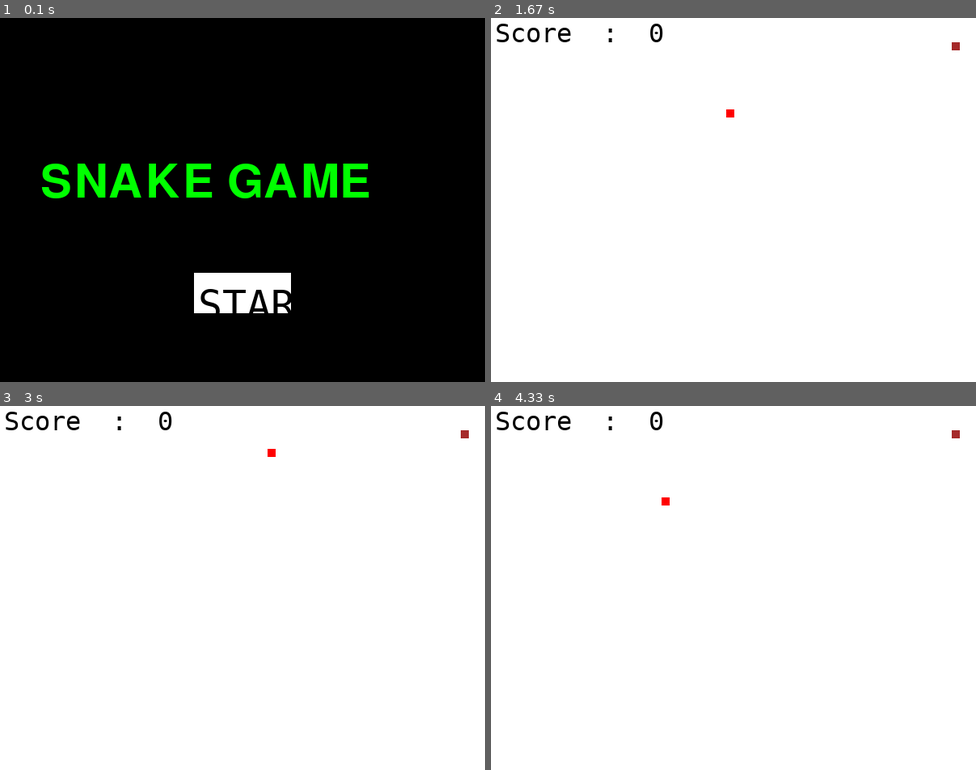
Above: before the commit, frames 1-4 (two rows, left to right).
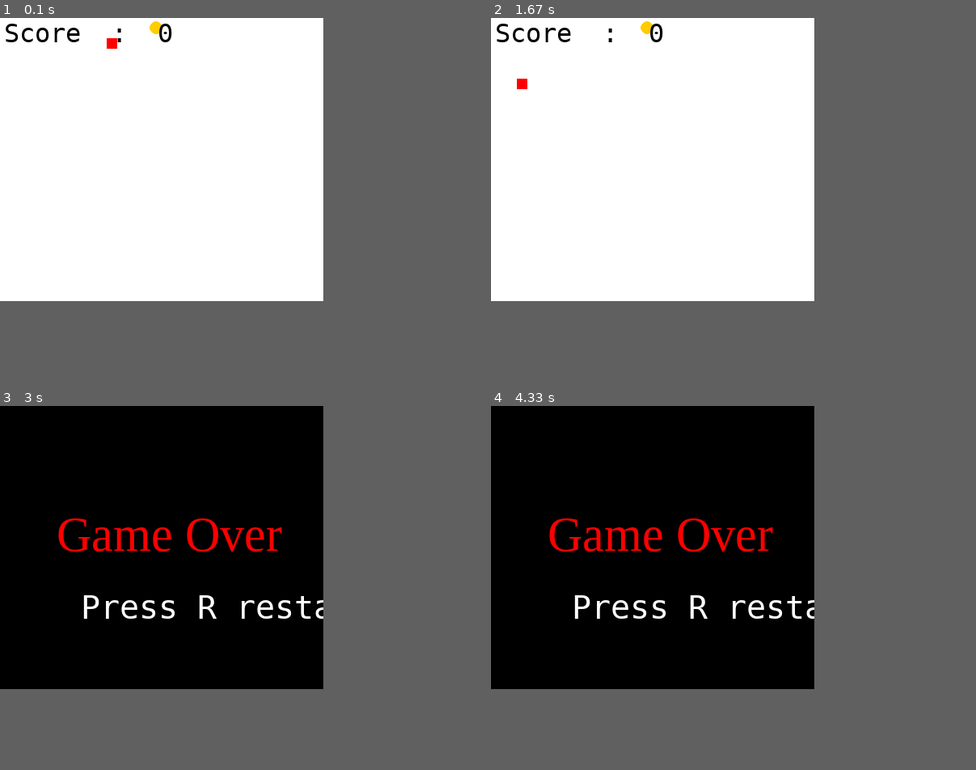
Above: after the commit, the same moments.

Repository: BSAA7567/Pygame
Game: pygame game, started from Games/snake.py
The game is run twice, just before and just after one commit, with the same random seed, the same clock (stepped at 60 frames per second) and the same inputs.
Inputs (mouse positions are in pixels of both pictures, inside the frame that each line leads up to):
- Up to frame 1 (0.1 s): no input
- Up to frame 2 (1.67 s): click (748, 305) at 0.38 s, where only the run before the commit has a clickable "START"; hold Left 0.67-1.2 s; move the mouse to (602, 181) at 0.7 s; hold Down 1.23-1.53 s; hold Left from 1.57 s (still down)
- Up to frame 3 (3 s): release Left at 1.97 s; hold Up 2-2.37 s; hold Right from 2.4 s (still down)
- Up to frame 4 (4.33 s): release Right at 3.03 s; hold Down 3.07-3.43 s; hold Left 3.47-3.93 s
In our replay, the window is 600x450 before the commit and 400x350 after it. These sizes can differ from the game's own. Grey fills any space a smaller window leaves; there, only what the larger window draws over its background counts as a difference.

The runs differ from the first frame. In frame 1, 51% of the frame differs, in the area x 0-77%, y 0-82%; in frame 2, 0.2%; in frame 3, 51%; in frame 4, 51%.

Commit message:
Update snake.py

Diff:
--- a/Games/snake.py
+++ b/Games/snake.py
@@ -6,11 +6,29 @@
 green = (0, 255, 0)
 black = (0, 0, 0)
 white = (255, 255, 255)
-brown = (165, 42, 42)
+yellow = (255, 204, 0)
 
-Size = [600, 450]
-width=Size[0]
-height=Size[1]
+Size = [400, 350]
+width = Size[0]
+height = Size[1]
+
+def gameOver():
+    while True:
+        for event in pg.event.get():
+            if event.type == pg.QUIT:
+                pg.quit()
+                sys.exit()
+
+        GAME.fill(black)
+        endFont = pg.font.SysFont('times new roman', 60)
+        endSurf = endFont.render("Game Over", True, red)
+        GAME.blit(endSurf, ((width // 2)-130, (height // 2)-50))
+
+        reFont = pg.font.SysFont('monaco', 40)
+        reSurf = reFont.render("Press R restart",True, white)
+        GAME.blit(reSurf, ((width // 2) - 100, (height // 2) + 50))
+
+        pg.display.flip()
 
 def showScore():
     SFont = pg.font.SysFont('monaco', 32)
@@ -18,22 +36,24 @@
     GAME.blit(Ssurf, (5,0))
 
 def run():
-    check = True
-    global score,speed,level
-    objSize = 10
+    global score,speed,level_up
+
+    objSize = 13
+
     score = 0
     speed = 5
-    level = 5
+    level_up = 5
+
     state = ''
     change = ''
 
-    snakeHead = [random.randrange(0, width - objSize), random.randrange(0, height - objSize)]
+    snakeHead = [random.randrange(0, width // 2), random.randrange(0, height // 2)]
     snakeBody = [snakeHead]
 
-    food = [random.randrange(0, width - objSize), random.randrange(0, height - objSize)]
+    food = [random.randrange(0, width // 2), random.randrange(0, height // 2)]
     foodSpawn = True
 
-    while check:
+    while True:
         for event in pg.event.get():
             if event.type == pg.QUIT:
                 check = False
@@ -78,8 +98,9 @@
         else:
             snakeBody.pop()
 
-        if score == level:
-            level += 10
+        if score == level_up:
+            print('Level up!')
+            level_up += 10
             speed += 1
 
         if foodSpawn == False:
@@ -92,92 +113,34 @@
             pg.draw.rect(GAME, green, pg.Rect(pos[0], pos[1], objSize, objSize))
 
         pg.draw.rect(GAME, red, pg.Rect(snakeHead[0], snakeHead[1], objSize, objSize))
-        pg.draw.rect(GAME, brown, pg.Rect(food[0], food[1], objSize, objSize))
+        pg.draw.circle(GAME, yellow, (food[0], food[1]),objSize-5)
 
         if drawHead.bottom > height:
             gameOver()
-            check=False
         elif drawHead.top < 0:
             gameOver()
-            check=False
         elif drawHead.left < 0:
             gameOver()
-            check=False
         elif drawHead.right > width:
             gameOver()
-            check=False
 
         for tail in snakeBody[1:]:
             if snakeHead == tail:
                 gameOver()
-                check = False
         showScore()
-        pg.display.flip()
+        pg.display.update()
         FPS.tick(30)
 
 def main():
     global GAME,FPS
+
     pg.init()
 
     GAME = pg.display.set_mode(Size)
     pg.display.set_caption("Snake Game")
     FPS = pg.time.Clock()
 
-    check = True
-    while check:
-        for event in pg.event.get():
-            if event.type == pg.QUIT:
-                check = False
-                sys.exit()
+    run()
 
-        GAME.fill(black)
-
-        endFont = pg.font.SysFont('Stencil', 85)
-        reFont = pg.font.SysFont('monaco', 50)
-
-        GOsurf = endFont.render("SNAKE GAME", True, green)
-        GAME.blit(GOsurf, ((width / 2) - 250, (height / 2) - 50))
-
-        pg.draw.rect(GAME, white, pg.Rect((width / 2) - 60, (height / 2) + 90, 120, 50))
-        text = reFont.render("START", True, black)
-        GAME.blit(text, ((width / 2) - 55, (height / 2) + 100))
-
-        cur = pg.mouse.get_pos()
-        click = pg.mouse.get_pressed()
-        if ((width / 2) - 60) + 120 > cur[0] > (width / 2) - 60 and ((height / 2) + 90) + 50 > cur[1] > (height / 2) + 90:
-            if (click[0] == 1):
-                run()
-                check=False
-
-        pg.display.flip()
-
-def gameOver():
-    check =True
-    while check:
-        for event in pg.event.get():
-            if event.type == pg.QUIT:
-                check = False
-                sys.exit()
-
-        GAME.fill(black)
-        endFont = pg.font.SysFont('times new roman', 72)
-        reFont = pg.font.SysFont('monaco', 70)
-
-        GOsurf = endFont.render("Game Over", True, red)
-        GAME.blit(GOsurf, ((width / 2) - 150, (height / 2) - 50))
-
-        Ssurf = endFont.render("Score  :  {0}".format(score), True, red)
-        GAME.blit(Ssurf, ((width / 2) - 130, (height / 2) + 50))
-
-        pg.draw.rect(GAME, white, pg.Rect((width / 2) - 60, (height / 2) + 150, 120, 50))
-        text=reFont.render("RE?",True,black)
-        GAME.blit(text, ((width / 2) - 45, (height / 2) + 155))
-
-        cur = pg.mouse.get_pos()
-        click = pg.mouse.get_pressed()
-        if ((width / 2) - 60)+120>cur[0]>(width / 2)-60 and ((height / 2) + 150)+50>cur[1]>(height / 2)+150:
-            if(click[0]==1):
-                run()
-        pg.display.flip()
-
-main()
+if __name__ == "__main__":
+    main()
